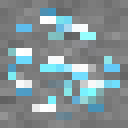
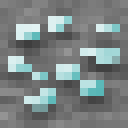
The second 128 × 128 image is a revision of the first. Changes to its layers:
added layer "Pasted Layer" above "Layer" over [8, 16, 120, 112]
painted on "Layer" over [0, 8, 128, 128]
